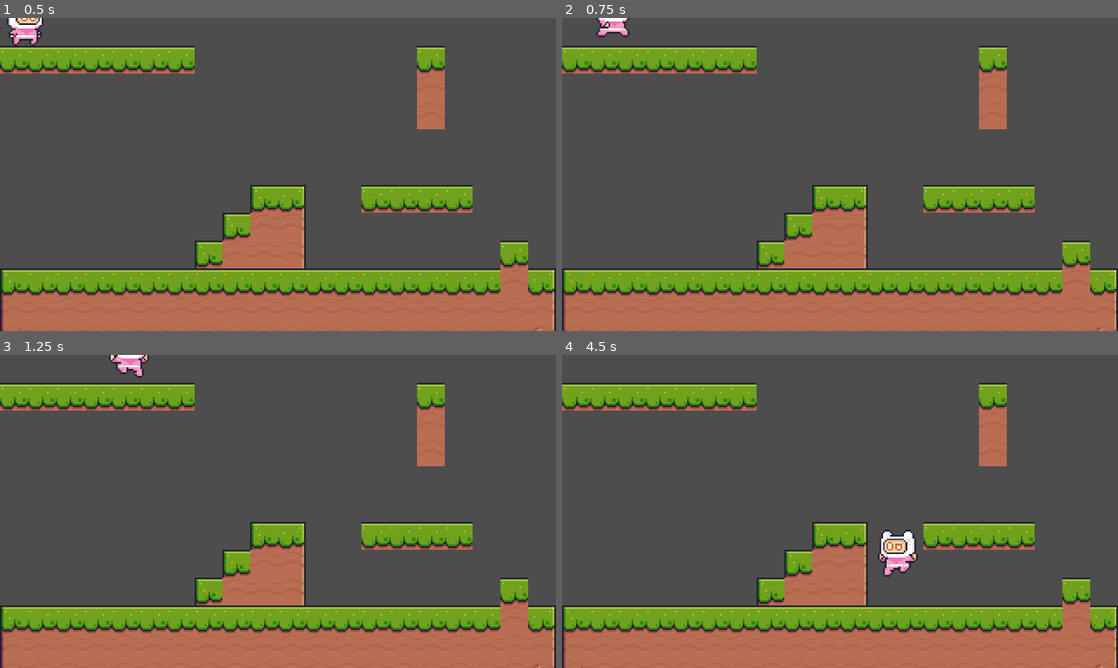
Above: before the commit, frames 1-4 (two rows, left to right).
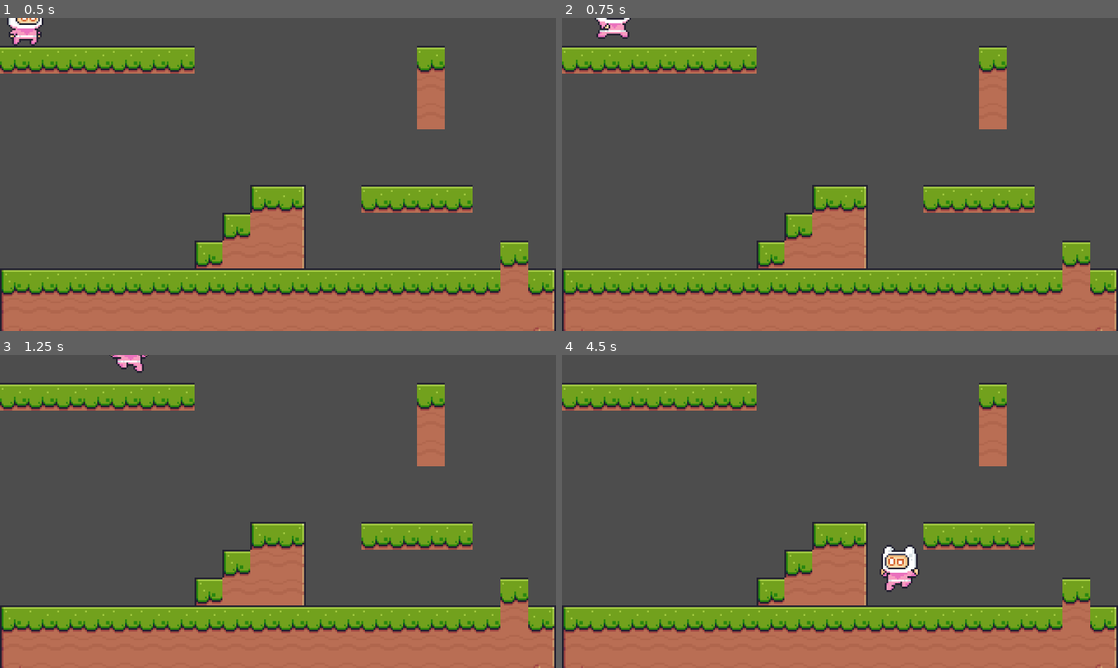
Above: after the commit, the same moments.

Repository: FANXING-0710/StarrySky
Game: Godot game, scene res://scenes/test_room.tscn
Same seed, same stepped clock (60 frames per second), same inputs: the game is played once before the commit and once after it. The project has no main scene, so this scene is started directly.
Inputs:
- Up to frame 1 (0.5 s): no input
- Up to frame 2 (0.75 s): hold D (right) from 0.53 s (still down); hold Shift (grab) from 0.53 s (still down)
- Up to frame 3 (1.25 s): keep holding D (right); keep holding Shift (grab); tap Space (jump) at 0.77, 0.8, 1.07 s
- Up to frame 4 (4.5 s): release Shift (grab) at 1.28 s; tap Space (jump) at 1.35, 1.52, 1.82, 2.3, 3.02, 3.32 s; tap Shift (grab) at 1.55, 2.85, 4.35 s; release D (right) at 2.03 s; hold A (left) 2.03-2.78 s; hold Shift (grab) 2.03-2.78 s; hold D (right) 2.78-4.28 s; hold Space (jump) 3.53-4.28 s; hold A (left) from 4.28 s (still down)

Frame 1 is identical in both runs. In frame 2, 0.2% of the frame differs, in the area x 5-13%, y 0-7%; in frame 3, 0.3%; in frame 4, 1.0%, in the area x 56-65%, y 55-76%.

Commit message:
优化滑墙

Diff:
--- a/scenes/player.tscn
+++ b/scenes/player.tscn
@@ -273,11 +273,20 @@
 [node name="Player" type="CharacterBody2D"]
 script = ExtResource("1_dqkch")
 
-[node name="Animation" type="AnimatedSprite2D" parent="."]
+[node name="Grapsics" type="Node2D" parent="."]
+
+[node name="Animation" type="AnimatedSprite2D" parent="Grapsics"]
 sprite_frames = SubResource("SpriteFrames_jej6c")
 animation = &"wall"
 autoplay = "idle"
 
+[node name="HandChecker" type="RayCast2D" parent="Grapsics"]
+target_position = Vector2(8.5, 0)
+
+[node name="FootChecker" type="RayCast2D" parent="Grapsics"]
+position = Vector2(0, 11)
+target_position = Vector2(8.5, 0)
+
 [node name="CollisionShape2D" type="CollisionShape2D" parent="."]
 position = Vector2(0.5, 5)
 shape = SubResource("RectangleShape2D_f1ej7")
--- a/scenes/test_room.tscn
+++ b/scenes/test_room.tscn
@@ -44,4 +44,3 @@
 
 [node name="Player" parent="." instance=ExtResource("2_4adyp")]
 position = Vector2(14, -5)
-safe_margin = 1.0
--- a/scripts/commons/player/fall.gd
+++ b/scripts/commons/player/fall.gd
@@ -11,9 +11,13 @@
 	if _owner.on_ground:
 		change_state("Idle")
 
-    # 进入 wall
+	# 进入 wall
 	if _owner.on_wall == true and Input.is_action_pressed("grab"):
 		change_state("Wall")
+
+	# 进入 slip
+	if _owner.on_wall == true and _owner.move_input != 0.0 and not Input.is_action_pressed("grab"):
+		change_state("Slip")
 
 func End() -> void:
 	_owner.can_jump = true
--- a/scripts/commons/player/jump.gd
+++ b/scripts/commons/player/jump.gd
@@ -15,6 +15,10 @@
     if _owner.on_wall == true and Input.is_action_pressed("grab"):
         change_state("Wall")
 
+    # 进入 slip
+    if _owner.on_wall == true and _owner.move_input != 0.0 and not Input.is_action_pressed("grab"):
+        change_state("Slip")
+
 func End() -> void:
     _owner.is_jumping = false
     print("退出 Jump")
--- a/scripts/commons/player/player.gd
+++ b/scripts/commons/player/player.gd
@@ -1,6 +1,9 @@
 extends CharacterBody2D
 
-@onready var animation: AnimatedSprite2D = $Animation
+@onready var animation: AnimatedSprite2D = $Grapsics/Animation
+@onready var hand_checker: RayCast2D = $Grapsics/HandChecker
+@onready var foot_checker: RayCast2D = $Grapsics/FootChecker
+@onready var grapsics: Node2D = $Grapsics
 
 ## 物理常数
 const GRAVITY := 900.0 # 普通重力加速度
@@ -43,7 +46,7 @@
 var is_walling := false # 是否正在墙上
 var stamina := CLIMB_MAX_STAMINA # 当前体力
 var on_wall := false # 是否在贴墙
-var wall_dir := 0 # 贴哪一边的墙：-1：左墙，1：右墙
+# var wall_dir := 0 # 贴哪一边的墙：-1：左墙，1：右墙
 
 func _physics_process(delta: float) -> void:
 	# 更新变量
@@ -73,18 +76,10 @@
 	move_and_slide() # 移动角色
 
 
-# 方向反转
+# 素材反转
 func direction_reversal() -> void:
-	if is_walling == true:
-		if wall_dir == -1:
-			animation.flip_h = false
-		elif wall_dir == 1:
-			animation.flip_h = true
-	else:
-		if move_input == 1.0:
-			animation.flip_h = false
-		elif move_input == -1.0:
-			animation.flip_h = true
+	if move_input != 0.0:
+		grapsics.scale.x = move_input
 
 
 # 重力
@@ -103,6 +98,7 @@
 		velocity.y += GRAVITY * delta
 		if velocity.y > MAX_FALL:
 			velocity.y = MAX_FALL
+
 
 # 移动
 func apply_horizontal_move(delta: float) -> void:
@@ -123,6 +119,7 @@
 	else:
 		# 无输入 → 速度衰减
 		velocity.x = move_toward(velocity.x, 0, RUN_REDUCE * delta)
+
 
 # 跳跃
 func handle_jump_input(delta: float) -> void:
@@ -149,18 +146,25 @@
 	if var_jump_timer > 0.0 and velocity.y < 0:
 		var_jump_timer -= delta
 	elif velocity.y < 0 and not Input.is_action_pressed("jump"):
-		# 提前松开 → 强制加快下落
-		velocity.y *= 0.5
+		velocity.y = velocity.y * 0.5 # 或者 velocity.y = max(velocity.y, -JUMP_SPEED * 0.5)
 		var_jump_timer = 0.0
+
 
 # 检测墙体连接
 func check_wall_contact() -> void:
-	# Godot 自带检测：是否仅碰到墙壁
-	if is_on_wall():
-		# 获取最后一次碰撞的法线，x > 0 表示左墙，x < 0 表示右墙
-		wall_dir = sign(get_last_slide_collision().get_normal().x)
+	# # 检测：是否仅碰到墙壁
+	# if is_on_wall():
+	#     # 获取最后一次碰撞的法线，x > 0 表示左墙，x < 0 表示右墙
+	#     wall_dir = sign(get_last_slide_collision().get_normal().x)
+	#     on_wall = true
+	# else:
+	#     # 没有碰到墙
+	#     on_wall = false
+	#     wall_dir = 0
+
+	# 检测：是否仅碰到墙壁
+	if hand_checker.is_colliding() or foot_checker.is_colliding():
 		on_wall = true
 	else:
 		# 没有碰到墙
 		on_wall = false
-		wall_dir = 0
--- a/scripts/commons/player/slip.gd
+++ b/scripts/commons/player/slip.gd
@@ -11,12 +11,10 @@
 
     _owner.velocity.y = move_toward(_owner.velocity.y, _owner.CLIMB_DOWN_SPEED, _owner.CLIMB_ACCEL * delta)
 
-    # 进入 slip
-    if _owner.on_wall == true and _owner.stamina <= 0:
-        change_state("Slip")
-
 	# 进入 fall
     if _owner.on_wall == false or Input.is_action_just_released("grab"):
+        change_state("Fall")
+    if _owner.on_wall == true and not Input.is_action_pressed("grab") and _owner.move_input == 0.0:
         change_state("Fall")
 
 func End() -> void:
--- a/scripts/commons/player/wall.gd
+++ b/scripts/commons/player/wall.gd
@@ -22,9 +22,14 @@
 	if _owner.on_wall == true and _owner.stamina <= 0:
 		change_state("Slip")
 
+	if _owner.on_wall == false:
+		change_state("Fall")
+
 	# 进入 fall
-	if _owner.on_wall == false or Input.is_action_just_released("grab"):
+	if _owner.on_wall == true and Input.is_action_just_released("grab") and _owner.move_input == 0.0:
 		change_state("Fall")
+	elif _owner.on_wall == true and Input.is_action_just_released("grab") and _owner.move_input != 0.0:
+		change_state("Slip")
 
 
 func End() -> void:
--- a/scripts/tools/StateMachine.gd
+++ b/scripts/tools/StateMachine.gd
@@ -42,7 +42,7 @@
 	if current_state.has_method("Begin"):
 		current_state.Begin()
 	# 打印调试信息
-	print_debug_chart()
+	# print_debug_chart()
 
 ## 启动指定状态的协程
 ## @param new_state_name: 要启动协程的状态名称
